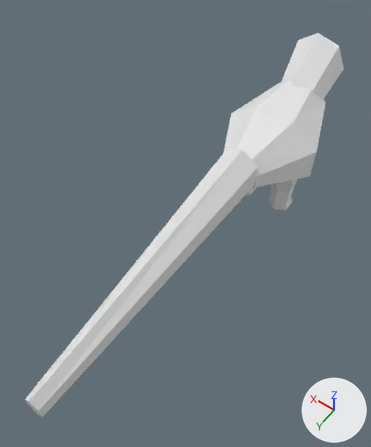
A saved change to the OBJ model data/animals/andorinha/eat/4.obj.
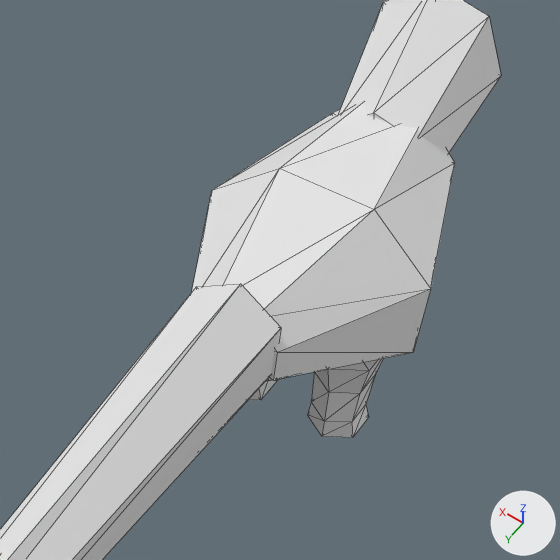
Each version is shown whole from a 50 mm lens placed at (-0.272, 0.641, 0.779), pointed at (0.028, 0.222, 0.121), then close up on the part from 40% to 99% of the width and 9% to 58% of the height. The axes (+X, +Y, +Z) are drawn at lower right. The lights are the same throughout. The last two pictures show the newer version. The close-ups show mesh edges as thin lines. Where no turn or scale is listed for an object, it has been applied to the vertices.

The first close-up shows 'andorinha_eat_4'.
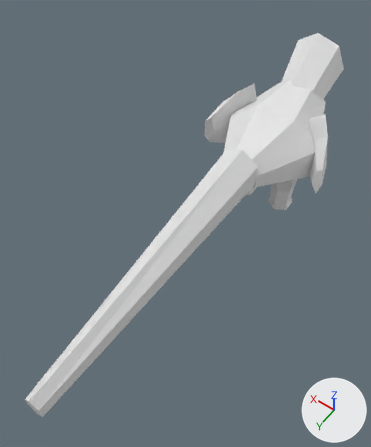
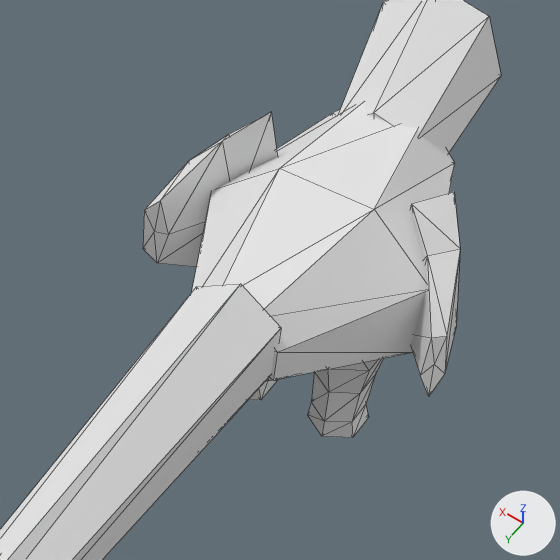
Diff of the bpy script that builds the scene:
```diff
--- a/data/animals/andorinha/eat/4.obj.py
+++ b/data/animals/andorinha/eat/4.obj.py
@@ me_andorinha_eat_4 @@
 # used by ob_andorinha_eat_4; location = (0.0, 0.0, 0.0)
-me_andorinha_eat_4.from_pydata(...)  # 122 vertices, 220 faces; spans x -0.085..0.085, y -0.239..0.586, z 0.0..0.277
+me_andorinha_eat_4.from_pydata(...)  # 156 vertices, 280 faces; spans x -0.119..0.118, y -0.239..0.586, z 0.0..0.277
+# me_andorinha_eat_4 part 1: a new loose piece of 17 vertices spanning x -0.119..-0.048, y -0.03..0.036, z 0.086..0.229
+# me_andorinha_eat_4 part 2: a new loose piece of 17 vertices spanning x 0.043..0.118, y -0.031..0.036, z 0.086..0.229
```

Changed parts and their boxes (x1, y1, x2, y2) in the close-ups (560 x 560 px):
part 1 of me_andorinha_eat_4, added: after (410, 192, 460, 397)
part 2 of me_andorinha_eat_4, added: after (143, 112, 277, 267)
